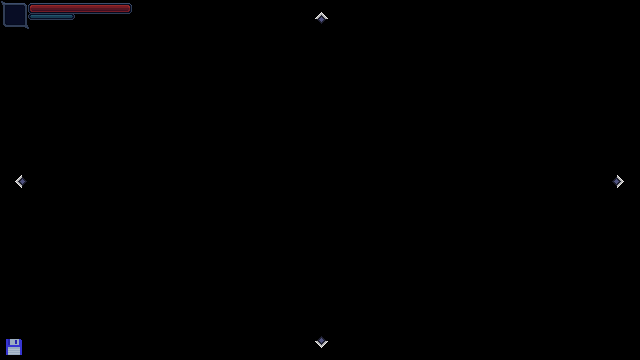
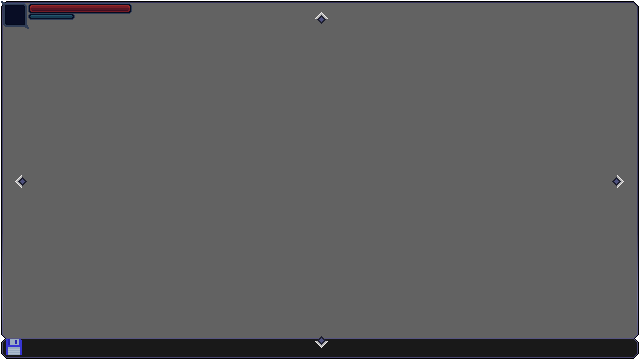
Layered file, before and after one edit (640 x 360). Changes by layer:
added layer "console" above "Background" over <box>1,1,639,359</box>
hid "Background" over <box>0,0,640,360</box>
